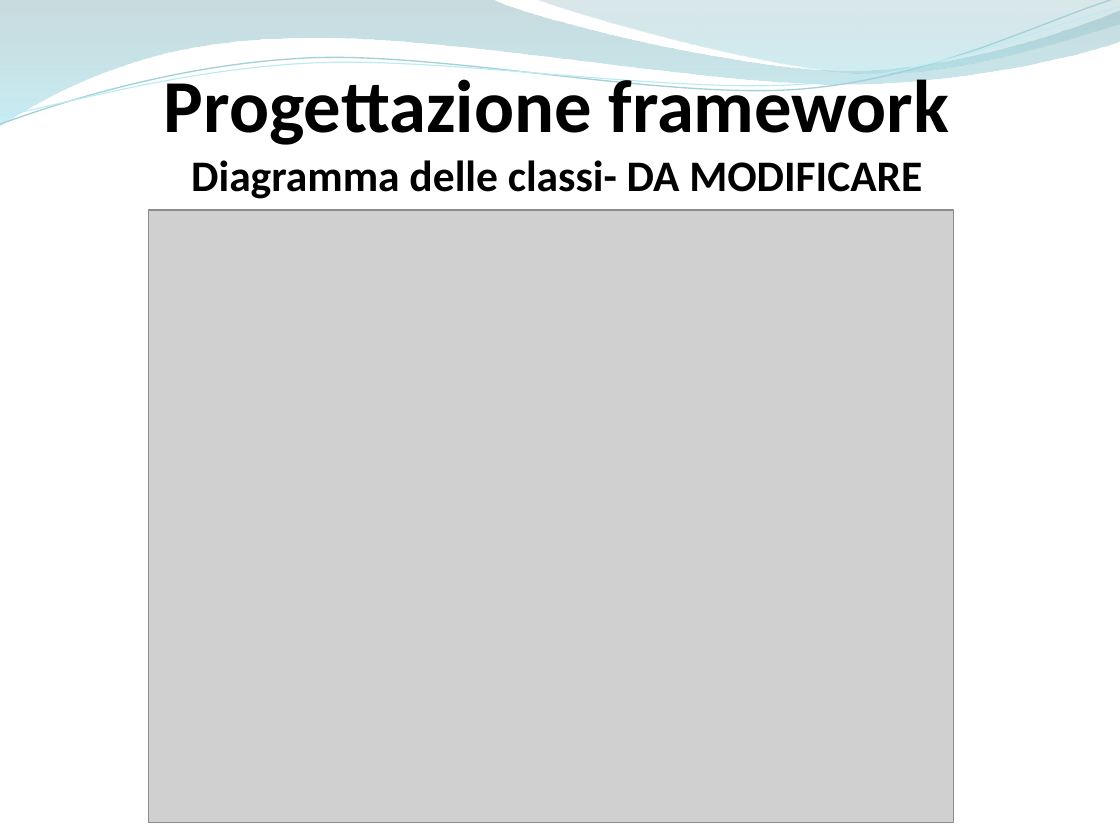
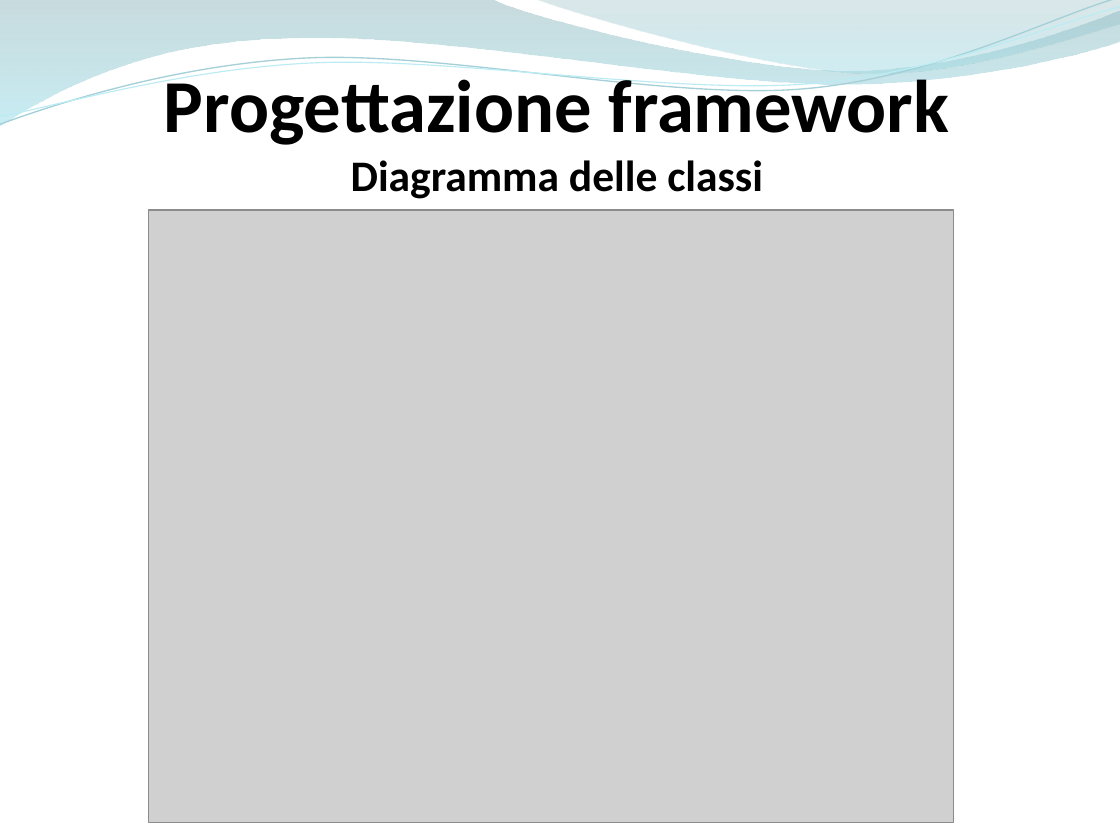
Before and after one commit to ammirate/at-silo, a slide deck: slide 64 of Presentazione/Atsilo1/[BOZZA] Atsilo_A_PresentazioneFinale copia.pptx. Drawn at 1120x840 pixels with LibreOffice and Linux fonts; fonts in the diff are those of the drawing; grey boxes stand for pictures. Boxes give left, top, right and bottom in pixels: in the first picture for what was removed or moved away, otherwise in the second. Text is boxed around its words. In the diff, an @@ line names an element or a change of style, - is before the commit and + after.

Commit message:
[WR] Modifica presentazione framework -aggiunte transazioni e modificate alcune parti del testo

```diff
--- a/Presentazione/Atsilo1/[BOZZA] Atsilo_A_PresentazioneFinale copia.pptx
+++ b/Presentazione/Atsilo1/[BOZZA] Atsilo_A_PresentazioneFinale copia.pptx
@@ text at <box>351,160,763,199</box>: text changed @@
-Diagramma delle classi- DA MODIFICARE
+Diagramma delle classi
```
Also in this commit, not shown: 5 other slides changed, 1 slide removed.
